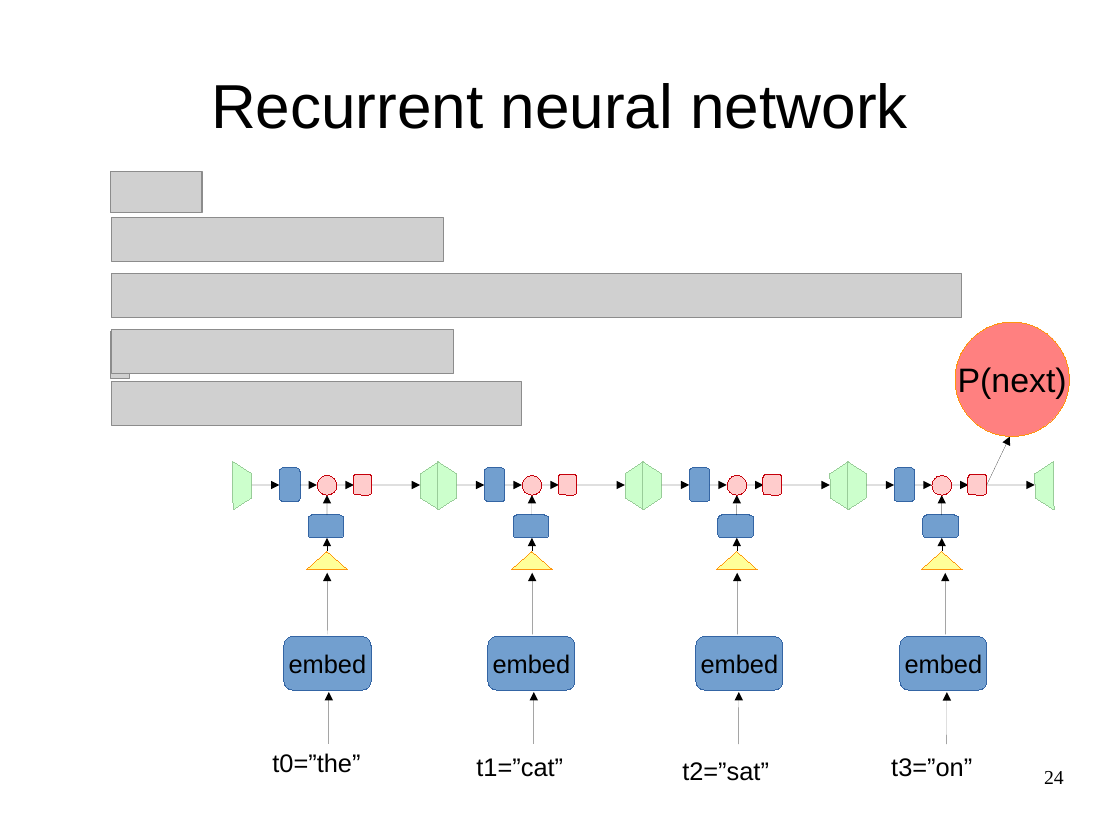
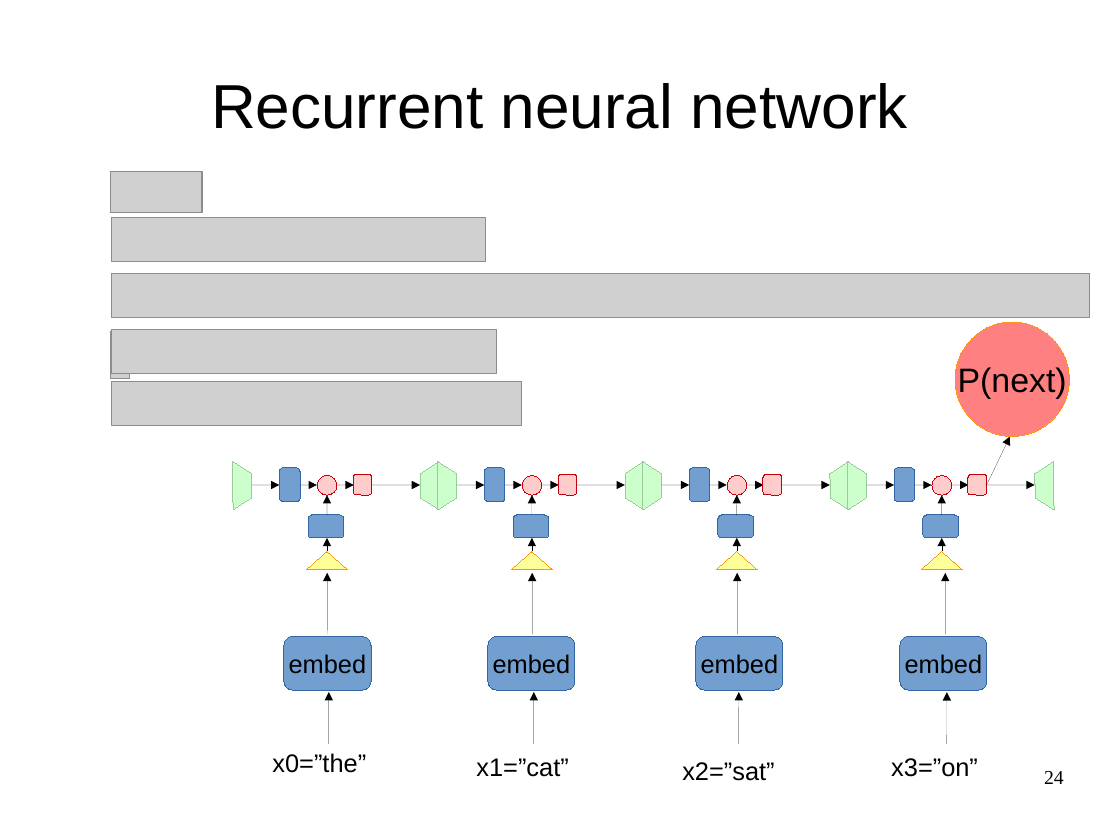
Before and after one commit to yandexdataschool/Practical_DL, a slide deck: slide 24 of week4/lecture4.odp. Drawn at 1120x840 pixels with LibreOffice and Linux fonts; fonts in the diff are those of the drawing; grey boxes stand for pictures. Boxes give left, top, right and bottom in pixels: in the first picture for what was removed or moved away, otherwise in the second. Text is boxed around its words. In the diff, an @@ line names an element or a change of style, - is before the commit and + after.

```diff
--- a/week4/lecture4.odp
+++ b/week4/lecture4.odp
@@ picture: place and size @@
-picture at (112,217,443,262)
+picture at (112,217,486,262)
@@ picture: place and size @@
-picture at (112,273,962,318)
+picture at (112,273,1090,318)
@@ picture: place and size @@
-picture at (112,329,453,374)
+picture at (112,329,496,374)
@@ text at (272,753,366,773): text changed @@
-t0=”the”
+x0=”the”
@@ text at (476,758,568,777): text changed @@
-t1=”cat”
+x1=”cat”
@@ text at (682,762,774,781): text changed @@
-t2=”sat”
+x2=”sat”
@@ text at (891,758,978,777): text changed @@
-t3=”on”
+x3=”on”
```
Also in this commit, not shown: 32 other slides changed, 8 other files.
